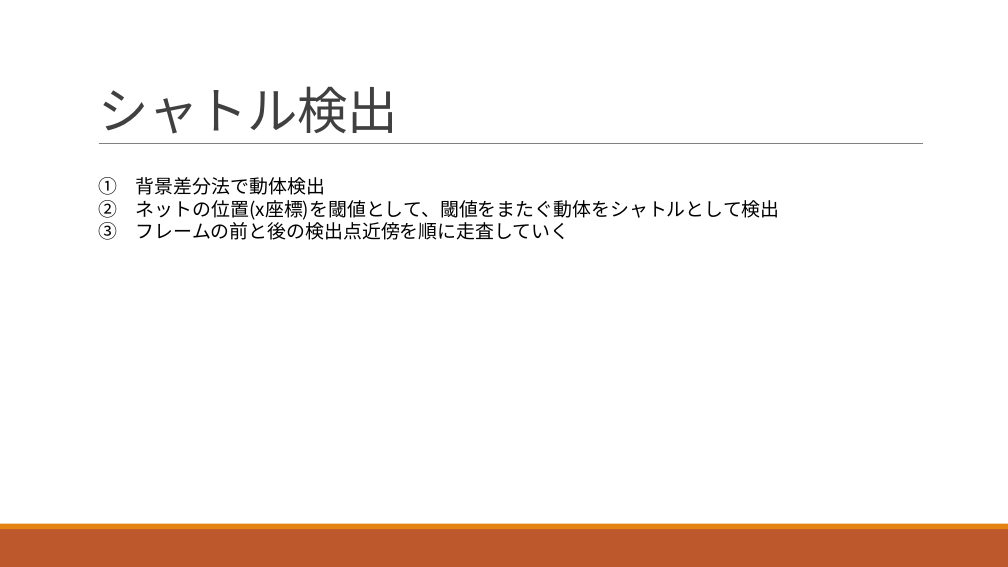
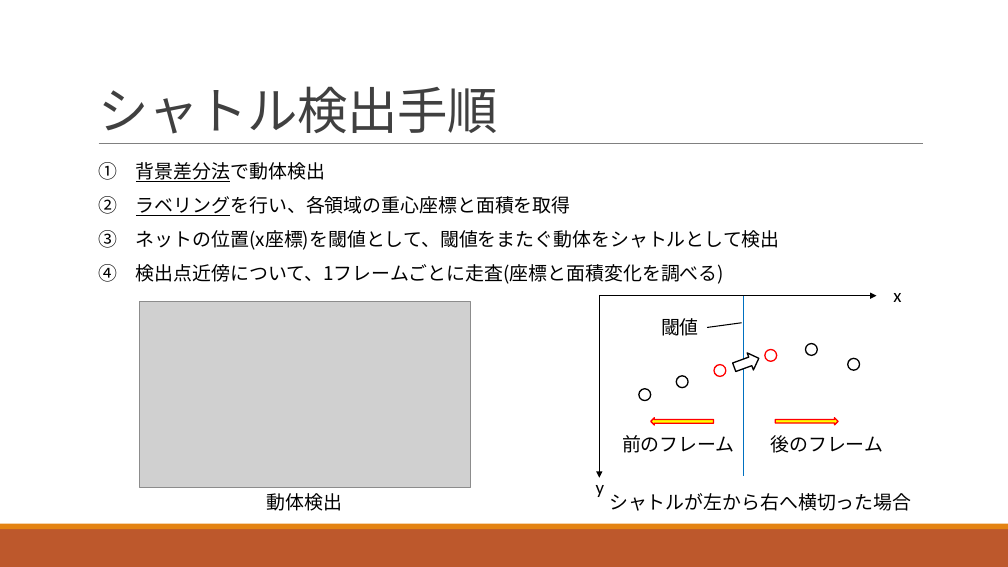
Before and after one commit to morishitamakoto0330/ShuttlecockSimulation, a slide deck: slide 5 of presentation/center_report.pptx. Drawn at 1008x567 pixels with LibreOffice and Linux fonts; fonts in the diff are those of the drawing; grey boxes stand for pictures. Boxes give left, top, right and bottom in pixels: in the first picture for what was removed or moved away, otherwise in the second. Text is boxed around its words. In the diff, an @@ line names an element or a change of style, - is before the commit and + after.

```diff
--- a/presentation/center_report.pptx
+++ b/presentation/center_report.pptx
@@ title at box(98, 86, 497, 134): text changed @@
-シャトル検出
+シャトル検出手順
@@ text "① 背景差分法で動体検出": place and size @@
-text "① 背景差分法で動体検出" at box(98, 177, 780, 240)
+text "① 背景差分法で動体検出" at box(98, 162, 780, 284)
@@ text at box(98, 162, 325, 182): underline on in "背景差分法で動体検出"; line spacing 1 to 1.5 @@
@@ text at box(98, 196, 780, 284): text changed @@
-② ネットの位置(x座標)を閾値として、閾値をまたぐ動体をシャトルとして検出
-③ フレームの前と後の検出点近傍を順に走査していく
+② ラベリングを行い、各領域の重心座標と面積を取得
+③ ネットの位置(x座標)を閾値として、閾値をまたぐ動体をシャトルとして検出
+④ 検出点近傍について、1フレームごとに走査(座標と面積変化を調べる)
@@ arrow added from (600, 296) to (876, 296), #000000 1 pt @@
@@ arrow added from (600, 295) to (600, 478), #000000 1 pt @@
@@ line added from (743, 296) to (743, 476), #0070C0 1 pt @@
@@ text added at box(893, 293, 901, 302), 18 pt, text #000000 @@
+x
@@ picture added at box(140, 302, 471, 488) @@
@@ text added at box(661, 318, 699, 336), 18 pt, text #000000 @@
+閾値
@@ line added from (742, 323) to (707, 327), #000000 1 pt @@
@@ right arrow added at box(731, 350, 762, 376), fill #FFFFFF, outline #000000 1.25 pt @@
@@ ellipse added at box(765, 349, 777, 361), outline #FF0000 1.25 pt @@
@@ ellipse added at box(805, 343, 817, 355), outline #000000 1.25 pt @@
@@ ellipse added at box(848, 358, 860, 371), outline #000000 1.25 pt @@
@@ ellipse added at box(639, 389, 651, 401), outline #000000 1.25 pt @@
@@ ellipse added at box(677, 376, 689, 388), outline #000000 1.25 pt @@
@@ ellipse added at box(714, 364, 726, 377), outline #FF0000 1.25 pt @@
@@ right arrow added at box(651, 418, 714, 426), fill #FFFF00, outline #FF0000 1.25 pt @@
@@ right arrow added at box(775, 418, 838, 426), fill #FFFF00, outline #FF0000 1.25 pt @@
@@ text added at box(622, 435, 735, 453), 18 pt, text #000000 @@
+前のフレーム
@@ text added at box(770, 435, 883, 453), 18 pt, text #000000 @@
+後のフレーム
@@ text added at box(267, 493, 343, 511), 18 pt, text #000000 @@
+動体検出
@@ text added at box(596, 485, 605, 497), 18 pt, text #000000 @@
+y
@@ text added at box(609, 493, 911, 511), 18 pt, text #000000 @@
+シャトルが左から右へ横切った場合
```
Also in this commit, not shown: 6 other slides changed, 1 slide added.
